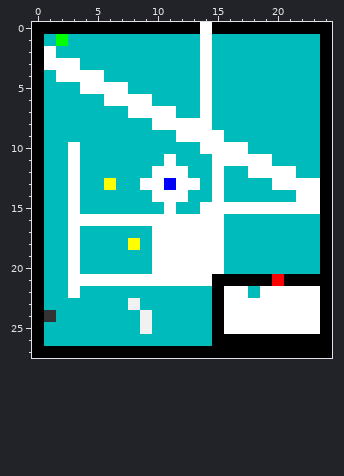
Pixel-art sprite, stored at levels/neg2.png. Above, as it was before the edit.
The file is 25x28 pixels. Colours within 5 levels of each other are drawn and written as one.
After:
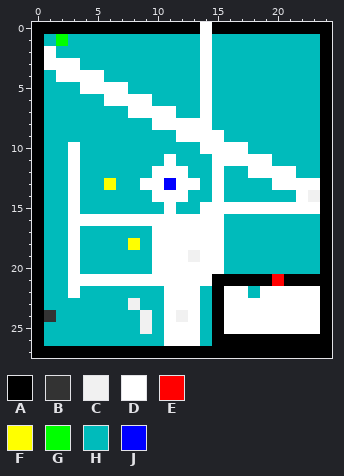
Palette (. is transparent): A #000000  B #333333  C #f1f1f1  D #ffffff  E #ff0000  F #ffff00  G #00ff00  H #00bbbb  J #0000ff
What changed:
{"y":14,"x":23,"old":"D","new":"C"}
{"y":19,"x":13,"old":"D","new":"C"}
{"y":22,"x":11,"old":"HHH","new":"DDD"}
{"y":23,"x":11,"old":"HHH","new":"DDD"}
{"y":24,"x":11,"old":"HHH","new":"DCD"}
{"y":25,"x":11,"old":"HHH","new":"DDD"}
{"y":26,"x":11,"old":"HHH","new":"DDD"}
